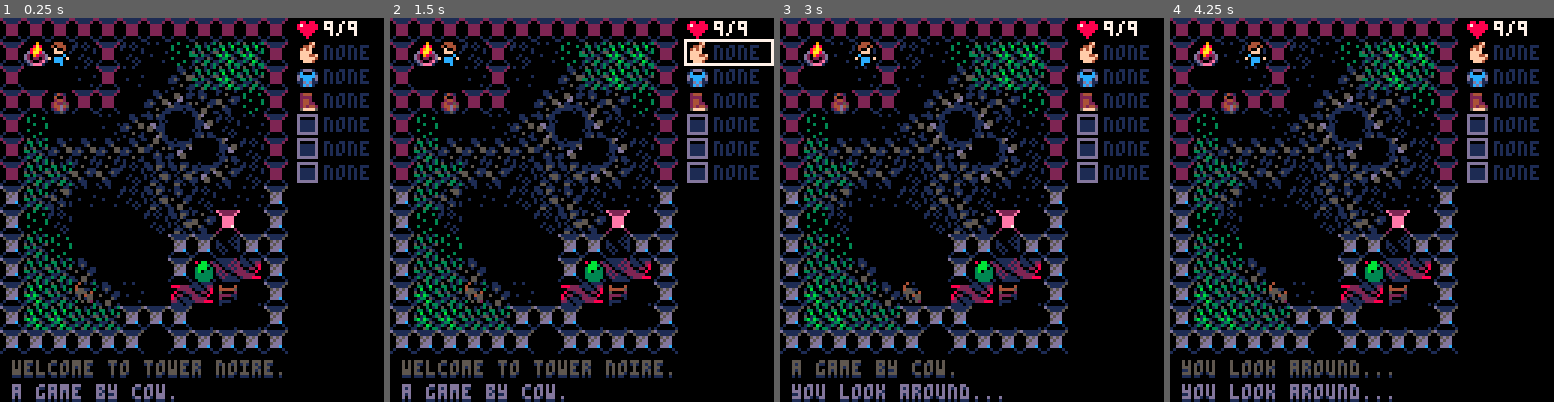
Above: before the commit, frames 1-4 (left to right).
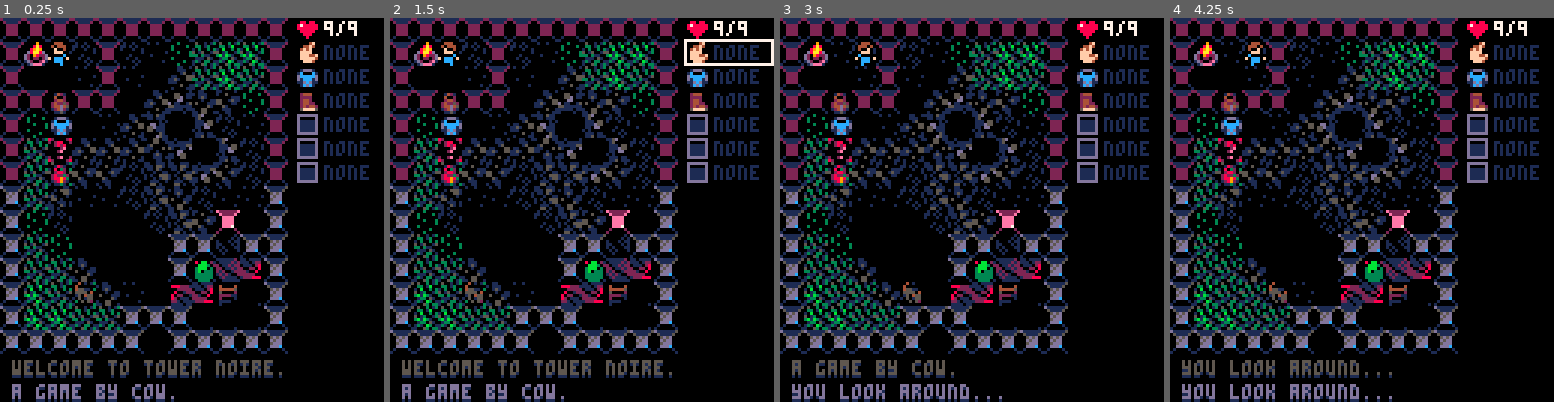
Above: after the commit, the same moments.

Repository: smketterer/tower-noire
Game: PICO-8 cartridge tower.p8
The game is run twice, just before and just after one commit, with the same random seed, the same clock (stepped at 60 frames per second) and the same inputs.
Inputs:
- Up to frame 1 (0.25 s): no input
- Up to frame 2 (1.5 s): tap O (Z key) at 0.33, 0.7, 1.43 s; tap X (X key) at 1.07 s
- Up to frame 3 (3 s): hold Left 1.97-2.37 s; tap X (X key) at 2.07, 2.4, 2.73 s; tap O (Z key) at 2.22 s; hold Down 2.42-2.82 s; hold Right from 2.87 s (still down)
- Up to frame 4 (4.25 s): tap X (X key) every 0.33 s from 3.07 to 4.07 s; tap O (Z key) at 3.1, 3.98 s; release Right at 3.53 s; hold Up 3.58-4.08 s; hold Right from 4.13 s (still down)

The runs differ from the first frame. In frame 1, 0.7% of the frame differs, in the area x 12-19%, y 25-44%; in frame 2, 0.7%; in frame 3, 0.7%; in frame 4, 0.7%.

Commit message:
Fix throwing, add wearing, minor menu changes, add player stats table.

Diff:
--- a/tower.p8
+++ b/tower.p8
@@ -1,12 +1,24 @@
 pico-8 cartridge // http://www.pico-8.com
-version 4
+version 8
 __lua__
 -- tower noire
 -- by cow
 
 function _init()
 	log = {{0,"welcome to tower noire."},{0,"a game by cow."}}
-	entities = {{0,"block",34,72,64},{0,"block",34,296,96},{0,"fire",31,8,8},{0,"fire",31,328,88},{1,"slime",32,64,80,12},{1,"rat",33,24,88,8},{1,"rat",33,136,40,8},{1,"rat",33,160,40,8},{1,"rat",33,200,40,8},{1,"slime",32,136,56,8},{3,"snack",99,16,24}}
+	-- entity descriptions:
+	-- 1: type
+	-- 		0 block
+	--		1 creature
+	--		2 corpses and effects
+	--		3 items
+	-- 2: name
+	-- 3: sprite
+	-- 4: x
+	-- 5: y
+	-- 6: health
+	-- 7: pal
+	entities = {{0,"block",34,72,64},{0,"block",34,296,96},{0,"fire",31,8,8},{0,"fire",31,328,88},{1,"slime",32,64,80,12},{1,"rat",33,24,88,8},{1,"rat",33,136,40,8},{1,"rat",33,160,40,8},{1,"rat",33,200,40,8},{1,"slime",32,136,56,8},{3,"tunic+1",44,16,32},{3,"snack",99,16,24},{3,"flask",101,16,48},{3,"symbol",100,16,40}}
 	cursor = ">"
 	show_menu = false
 	show_prompt = false
@@ -25,11 +37,12 @@
 	player_inventory = {{"hand","",45},{"body","",44},{"legs","",46},{"pocket","",62},{"pocket","",62},{"pocket","",62}}
 	player_actions = {{cursor,"wear"},{"","throw"},{"","dip"},{"","eat"},{"","drop"},{"","exit"}}
 
+	player_stats = {str=0, def=0}
 	player_effects = {}
-	wearable = {}
-	breakable = {}
+	wearable = {{"tunic+1",2,1},{"symbol",2,10}} --name, equip slot, defense amount, other effect, probability of effect
+	breakable = {{"flask",-2,"",0.95}} --name, damage, other effect, probability of breaking
 	dippable = {}
-	edible = {{"snack",6,"",0}} --name, heal amount, other effect, probability of effect
+	edible = {{"snack",6,"",0},{"flask",9,"",0}} --name, heal amount, other effect
 
 	function new_input()
 		local list_of_input = {btnp(0),btnp(1),btnp(2),btnp(3),btnp(4),btnp(5)}
@@ -68,7 +81,12 @@
 		for i=1,6 do
 			spr(player_inventory[i][3],camera_x+98,camera_y+(i*8))
 			if player_inventory[i][2] != "" then
-				print(player_inventory[i][2],camera_x+108,camera_y+1+(i*8),13)
+				if i <= 3 then
+					-- todo: maybe delete. change to white if it's an equipped item
+					print(player_inventory[i][2],camera_x+108,camera_y+1+(i*8),7)
+				else
+					print(player_inventory[i][2],camera_x+108,camera_y+1+(i*8),13)
+				end
 			else
 				print("none",camera_x+108,camera_y+1+(i*8),1)
 			end
@@ -226,26 +244,106 @@
 	end
 
 	function wear_selected_item()
+		local can_wear = false
+		for item in all(wearable) do
+			if item[1] == player_inventory[menu_selection+1][2] then
+				can_wear = true
+				if item[2] == menu_selection+1 then
+					add(log,{player_steps,"you're already wearing this."})
+					break
+				end
+				if player_inventory[item[2]][2] != "" then
+					add(log,{player_steps,"take off your "..player_inventory[item[2]][2].." first."})
+					break
+				end
+				-- move it to the correct slot
+				player_inventory[item[2]][3] = player_inventory[menu_selection+1][3]
+				player_inventory[item[2]][2] = player_inventory[menu_selection+1][2]
+				player_inventory[menu_selection+1][3] = 62
+				player_inventory[menu_selection+1][2] = ""
+				add(log,{player_steps,"you put on the "..item[1].."."})
+				-- apply stats and status effects
+				player_stats.def = item[3]
+				break
+			else
+				add(log,{player_steps,"you can't find a way to wear"})
+				add(log,{player_steps,"the "..player_inventory[menu_selection+1][2].."."})
+			end
+		end
 	end
 
 	function throw_selected_item()
 		local distance = -flr(-rnd(3)) + 1
 		local direction = flr(player_image/2) -- 0 = left, 1 = right, 2 = up, 3 = down
+		local to_x = 0
+		local to_y = 0
 		add(log,{player_steps,"you throw the "..player_inventory[menu_selection+1][2].."."})
 		for d=1,distance do
 			-- get player direction
-			direction = flr(player_image/2) -- 0 = left, 1 = right, 2 = up, 3 = down
+			local direction = flr(player_image/2) -- 0 = left, 1 = right, 2 = up, 3 = down
 			if direction <= 1 then
+				to_x = player_x + 8*d*sgn(direction-1)
+				to_y = player_y
 				to = mget(player_x/8 + d*sgn(direction-1), player_y/8)
 			else
+				to_x = player_x
+				to_y = player_y + 8*d*sgn(direction-3)
 				to = mget(player_x/8, player_y/8 + d*sgn(direction-3))
 			end
-			-- TODO: if contains entity then react to that entity
-			-- TODO: throwing animation. pause and add entity per step.
+			-- if contains entity then hit that entity
+			if entity_there(to_x,to_y,false) then
+				for e in all(entities) do
+					if e[4] == to_x and e[5] == to_y then
+						for item in all(breakable) do
+							if player_inventory[menu_selection+1][2] == item[1] and rnd(1) < item[4] then
+								add(log,{player_steps,"the "..player_inventory[menu_selection+1][2].." breaks!"})
+								add(entities,{
+									2,
+									"liquid",
+									74+flr(rnd(4)),
+									e[4],
+									e[5]
+								})
+								-- TODO: add status effects and liquid effect
+								-- BIG LIQUID EFFECT
+								--for i=0,2 do
+								--	for j=0,2 do
+								--		add(entities,{
+								--			2,
+								--			"liquid",
+								--			74+flr(rnd(4)),
+								--			e[4]+8*(i-1),
+								--			e[5]+8*(j-1)
+								--		})
+								--	end
+								--end
+								player_inventory[menu_selection+1][2] = ""
+								if menu_selection > 2 then
+									player_inventory[menu_selection+1][3] = 62
+								end
+								return
+							else
+								local roll = flr(rnd(3+1))
+								add(log,{player_steps,"the "..player_inventory[menu_selection+1][2].." hits the "..e[2].." for "..roll})
+								add(log,{player_steps,"damage!"})
+								e[6] -= roll
+								if e[6] <= 0 then
+									entity_die(e)
+									d = d+1
+								end
+							end
+						end
+					end
+				end
+				distance = d-1
+				player_step(0,0)
+				break
+			end
 			-- if contains a wall, bounce off or break
 			if contains_impassible_tiles(to,true) then
 				add(log,{player_steps,"the "..player_inventory[menu_selection+1][2].." bounces and falls."})
 				distance = d-1
+				player_step(0,0)
 				break
 			end
 		end
@@ -253,7 +351,7 @@
 			add(entities,{
 				3,
 				player_inventory[menu_selection+1][2],
-				99,
+				player_inventory[menu_selection+1][3],
 				player_x+(distance*8)*sgn(direction-1),
 				player_y}
 			)
@@ -261,7 +359,7 @@
 			add(entities,{
 				3,
 				player_inventory[menu_selection+1][2],
-				99,
+				player_inventory[menu_selection+1][3],
 				player_x,
 				player_y+(distance*8)*sgn(direction-3)}
 			)
@@ -282,7 +380,7 @@
 				can_eat = true
 				-- eat the cake, anime
 				player_heal(edible[i][1],6)
-				-- add other effects here
+				-- todo: add other effects here
 
 				-- remove the item from inventory
 				player_inventory[menu_selection+1][2] = ""
@@ -298,18 +396,18 @@
 	end
 
 	function drop_selected_item()
-		if item_there(player_x,player_y) then
-			add(log,{player_steps,"no room on the ground."})
-			return
-		end
 		add(log,{player_steps,"you drop the "..player_inventory[menu_selection+1][2].."."})
 		add(entities,{
 			3,
 			player_inventory[menu_selection+1][2],
-			99,
+			player_inventory[menu_selection+1][3],
 			player_x,
 			player_y})
 		player_inventory[menu_selection+1][2] = ""
+		-- update stats if it's an equipped item
+		if menu_selection + 1 == 2 then
+			player_stats.def = 0
+		end
 		if menu_selection > 2 then
 			player_inventory[menu_selection+1][3] = 62
 		end
@@ -385,6 +483,27 @@
 		add(log,{player_steps,"the "..e[2].." dies."})
 		e[1] = 2
 		e[3] = 70+flr(rnd(4))
+		-- add the occasional blood spatter
+		if rnd(1) > 0.85 then
+			local direction = flr(player_image/2)
+			if direction <= 1 then
+				add(entities,{
+					2,
+					"blood",
+					72+flr(rnd(2)),
+					e[4]+8*sgn(direction-1),
+					e[5]
+				})
+			else
+				add(entities,{
+					2,
+					"blood",
+					72+flr(rnd(2)),
+					e[4],
+					e[5]+8*sgn(direction-3)
+				})
+			end
+		end
 	end
 
 	function player_update()
@@ -408,6 +527,13 @@
 
 	function player_take_damage(source,dice)
 		local roll = flr(rnd(dice+1))
+		-- factor in def for most sources
+		if source != "fall" then
+			-- todo: remove
+			add(log,{player_steps,player_stats.def.." damage blocked!"})
+			roll -= player_stats.def
+			if roll < 0 then roll = 0 end
+		end
 		add(log,{player_steps,"the "..source.." does "..roll.." damage!"})
 		player_health -= roll
 		if player_health <= 0 then
Not shown, changed: 28 lines of the sprite sheet (__gfx__) section of tower.p8
Not shown, changed: the sound effects (__sfx__) section of tower.p8
